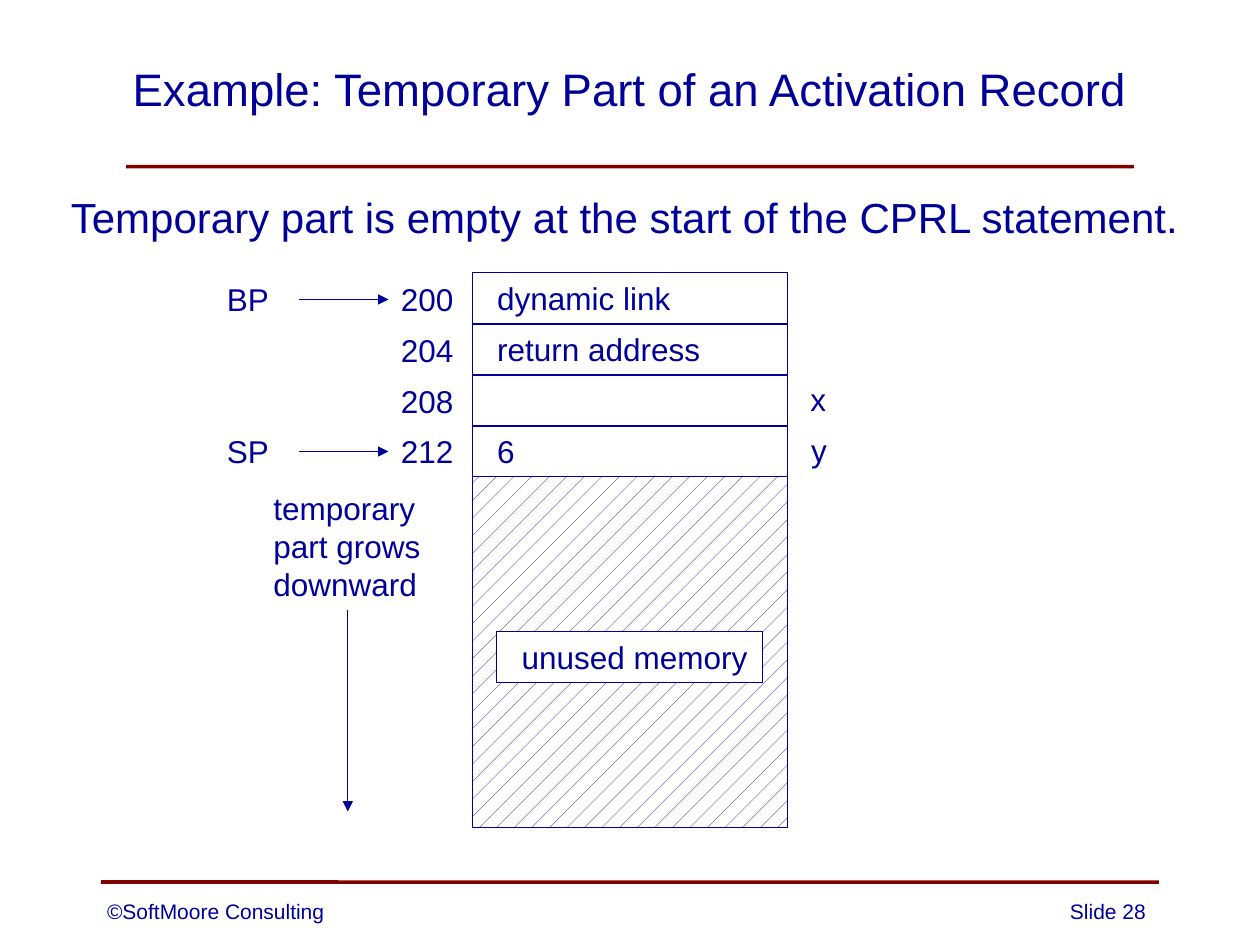
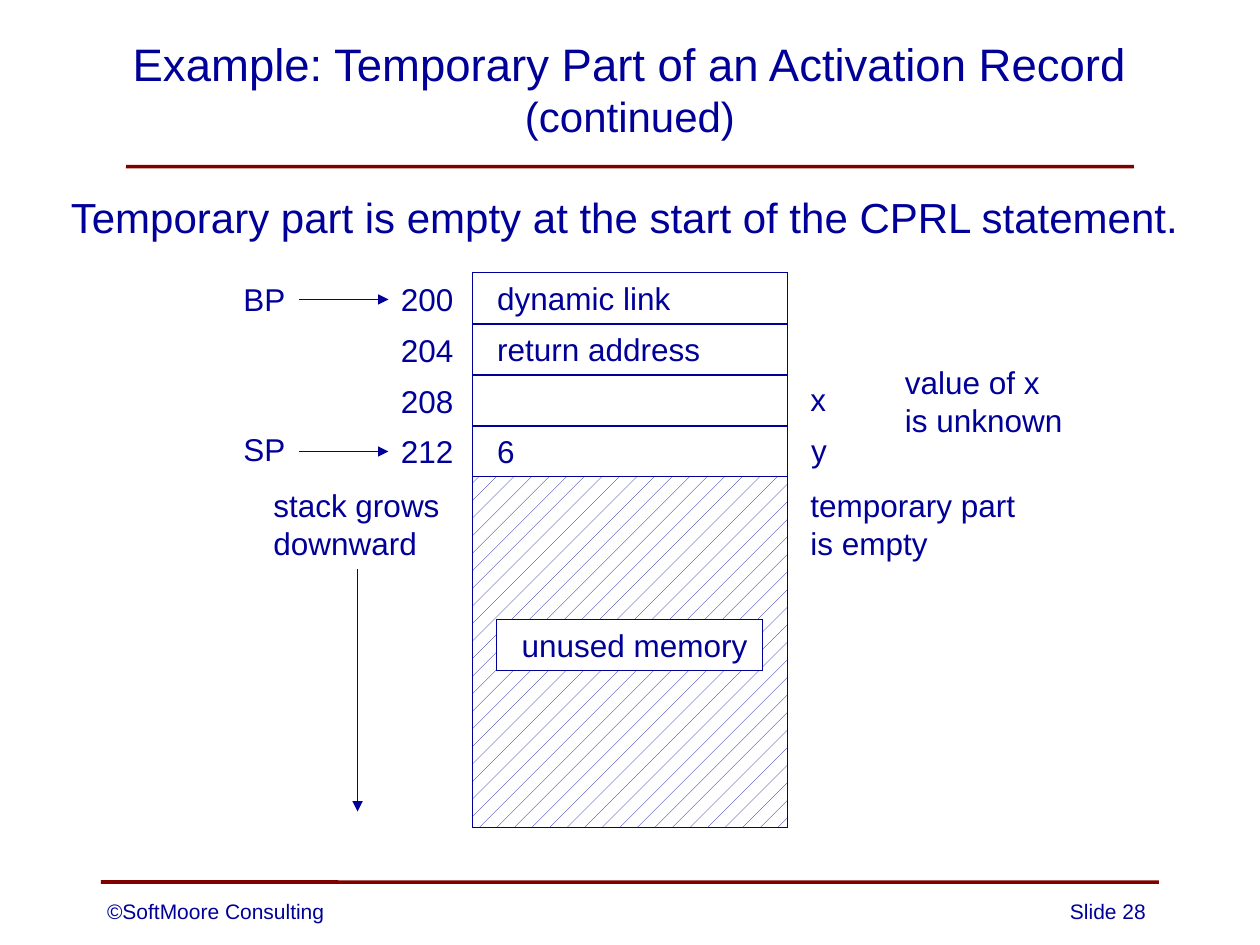
Before and after one commit to SoftMoore/CPRL, a slide deck: slide 28 of PowerPoint Slides/13 - Subprograms.pptx. Drawn at 1260x945 pixels with LibreOffice and Linux fonts; fonts in the diff are those of the drawing. Boxes give left, top, right and bottom in pixels: in the first picture for what was removed or moved away, otherwise in the second. Text is boxed around its words. In the diff, an @@ line names an element or a change of style, - is before the commit and + after.

Commit message:
added additional details to images showing changes to the temporary part of the run-time stack

```diff
--- a/PowerPoint Slides/13 - Subprograms.pptx
+++ b/PowerPoint Slides/13 - Subprograms.pptx
@@ title at (x1=133, y1=48, x2=1126, y2=140): text changed @@
-Example: Temporary Part of an Activation Record
+Example: Temporary Part of an Activation Record
+(continued)
@@ text "BP" moved from (x1=227, y1=289, x2=269, y2=311) to (x1=243, y1=289, x2=285, y2=311) @@
@@ text added at (x1=905, y1=371, x2=1062, y2=433), 18 pt, text #000099 @@
+value of x
+is unknown
@@ text "SP" moved from (x1=227, y1=441, x2=269, y2=464) to (x1=243, y1=439, x2=285, y2=462) @@
@@ text at (x1=273, y1=494, x2=439, y2=523): text changed @@
-temporary
-part grows
+stack grows
@@ text added at (x1=810, y1=496, x2=1015, y2=561), 18 pt, text #000099 @@
+temporary part
+is empty
@@ arrow moved from (348, 610) - (348, 811) to (358, 570) - (358, 811) @@
@@ rectangle "unused memory" moved from (x1=496, y1=631, x2=762, y2=682) to (x1=496, y1=620, x2=762, y2=670) @@
```
Also in this commit, not shown: 6 other slides changed, 5 other files.
